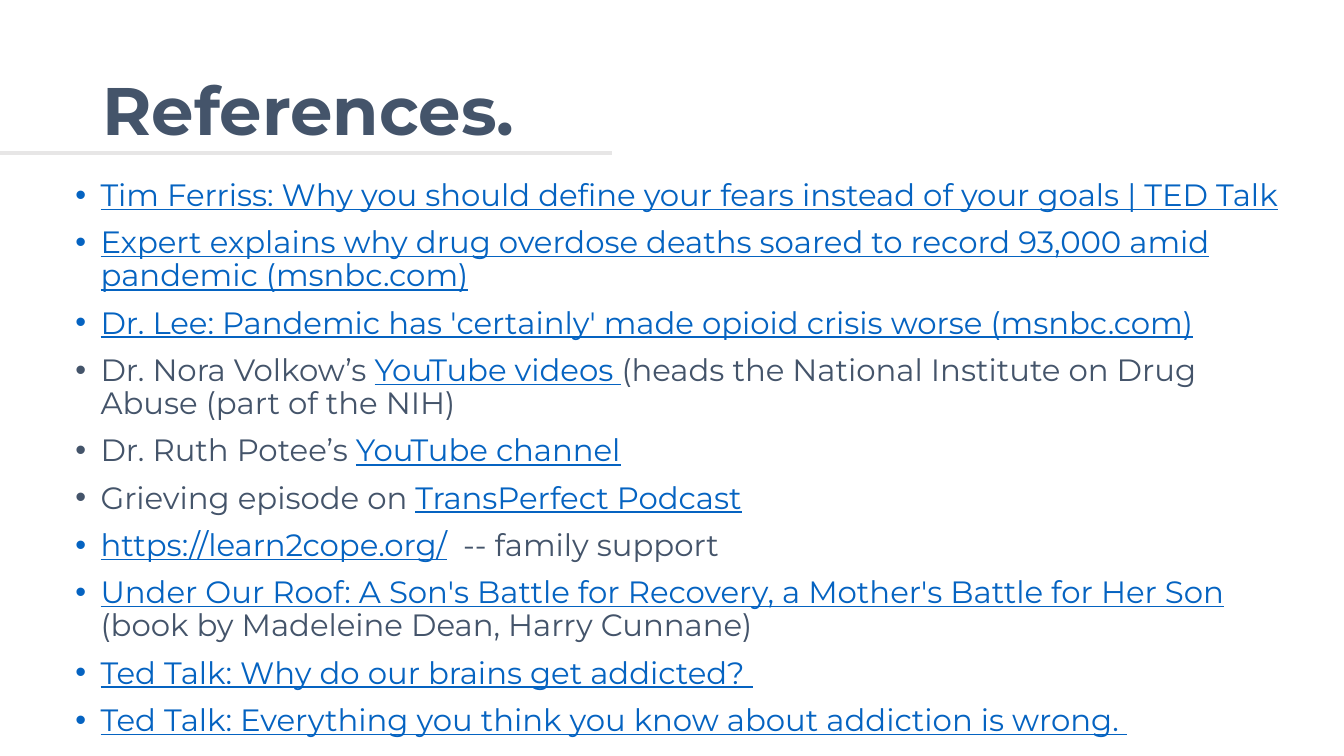
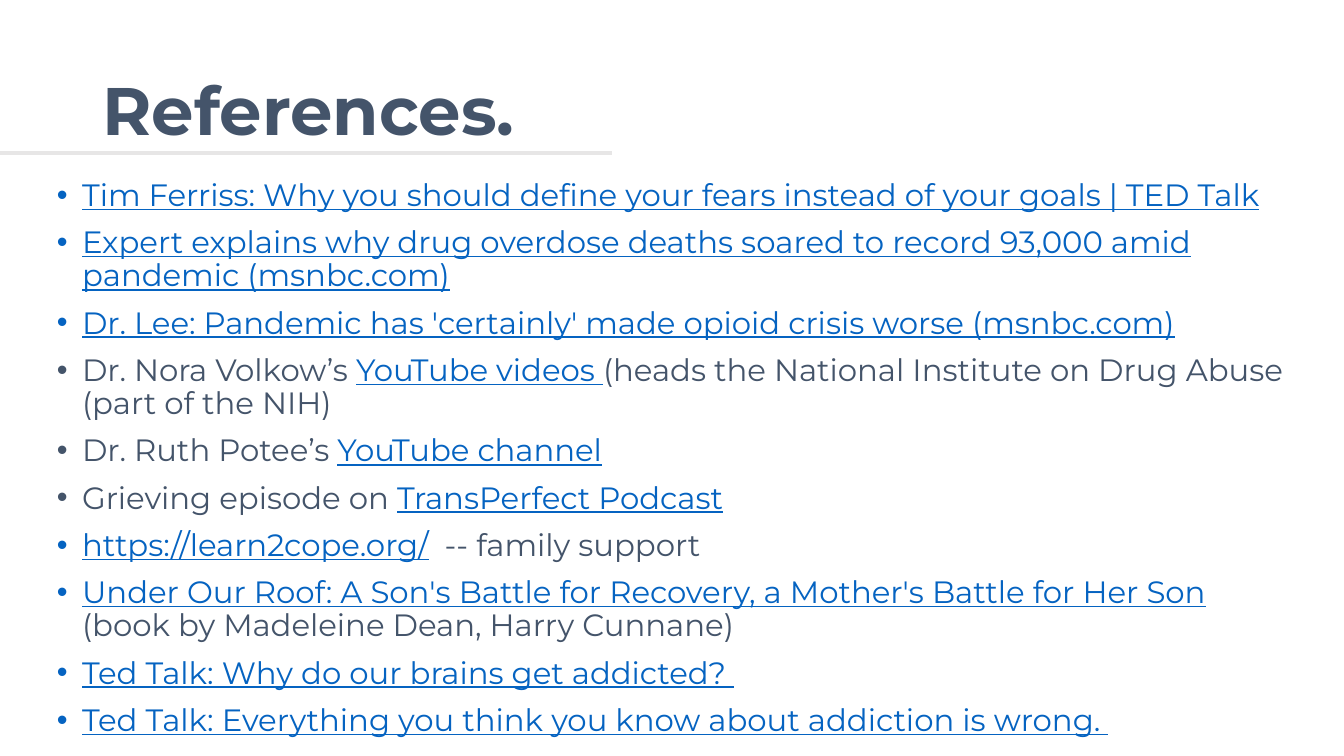
Before and after one commit to avifarah/Know-the-signs-when-and-how-talk-about-drugs, a slide deck: slide 15 of Know the Signs_When and How to Talk about Drugs.pptx. Drawn at 1344x756 pixels with LibreOffice and Linux fonts; fonts in the diff are those of the drawing. Boxes give left, top, right and bottom in pixels: in the first picture for what was removed or moved away, otherwise in the second. Text is boxed around its words. In the diff, an @@ line names an element or a change of style, - is before the commit and + after.

```diff
--- a/Know the Signs_When and How to Talk about Drugs.pptx
+++ b/Know the Signs_When and How to Talk about Drugs.pptx
@@ text "Tim Ferriss: Why you should ..." rewrapped from [101, 183, 1278, 737] to [82, 183, 1283, 737] @@
```
Also in this commit, not shown: 1 other slide changed.
